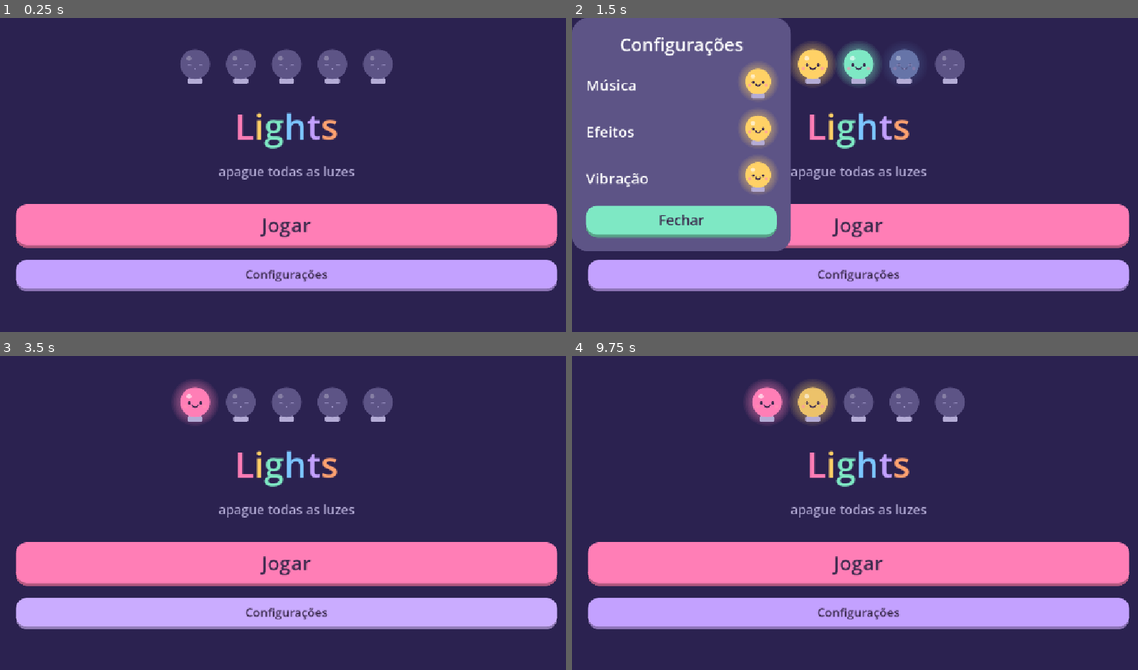
Above: before the commit, frames 1-4 (two rows, left to right).
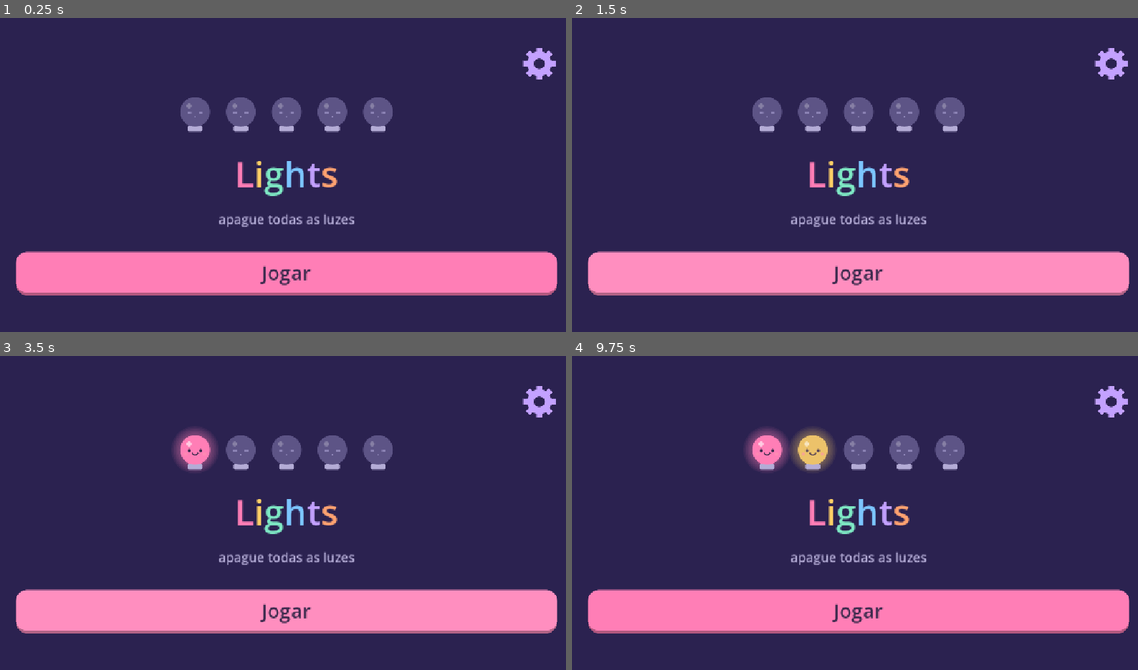
Above: after the commit, the same moments.

Repository: MuriloBahr/lights
Game: Godot game, scene res://scenes/menu.tscn
Two runs of this game, one before a commit and one after it. Both use one fixed random seed, a clock stepped at 60 frames per second and the inputs below.
Inputs (mouse positions are in pixels of both pictures, inside the frame that each line leads up to):
- Up to frame 1 (0.25 s): no input
- Up to frame 2 (1.5 s): click (860, 275) at 0.5 s, where only the run before the commit has a clickable "Configurações"; click (600, 46) at 1.25 s, where only the run after the commit has a clickable "<"
- Up to frame 3 (3.5 s): click "Jogar" at 2 s; click "<" at 2.75 s
- Up to frame 4 (9.75 s): click "Jogar" at 3.5 s; click (775, 472) at 4.25 s; click "<" at 5 s; click (775, 472) at 5.75 s; click "<" at 6.5 s; click "<" at 7.25 s; click "Jogar" at 8 s; click "<" at 8.75 s; move the mouse to (764, 406) at 9.52 s; click (764, 406) at 9.67 s

The runs differ from the first frame. In frame 1, 33% of the frame differs, in the area x 2-99%, y 9-89%; in frame 2, 56%, in the area x 0-99%, y 0-89%; in frame 3, 34%; in frame 4, 35%.

Commit message:
lights [patch note]: Alterado botao configurações para uma engranagem

Diff:
--- /dev/null
+++ b/scripts/gear_button.gd
@@ -0,0 +1,45 @@
+class_name GearButton
+extends Control
+
+signal pressed
+
+var _spin: Tween
+var _disc_box := StyleBoxFlat.new()
+
+
+func _notification(what: int) -> void:
+	if what == NOTIFICATION_RESIZED:
+		pivot_offset = size / 2.0
+
+
+func _gui_input(event: InputEvent) -> void:
+	var e := event as InputEventMouseButton
+	if e and e.pressed and e.button_index == MOUSE_BUTTON_LEFT:
+		_bounce()
+		pressed.emit()
+
+
+func _bounce() -> void:
+	if _spin:
+		_spin.kill()
+	_spin = create_tween().set_parallel(true)
+	_spin.tween_property(self, "rotation", rotation + PI / 4.0, 0.3).set_trans(Tween.TRANS_BACK).set_ease(Tween.EASE_OUT)
+	_spin.tween_property(self, "scale", Vector2.ONE, 0.3).from(Vector2(0.85, 0.85))
+
+
+func _disc(center: Vector2, radius: float, col: Color) -> void:
+	_disc_box.bg_color = col
+	_disc_box.set_corner_radius_all(ceili(radius))
+	_disc_box.anti_aliasing = true
+	draw_style_box(_disc_box, Rect2(center - Vector2(radius, radius), Vector2(radius, radius) * 2.0))
+
+
+func _draw() -> void:
+	var c := size / 2.0
+	var r := minf(size.x, size.y) * 0.44
+	var col: Color = Palette.BULBS[4]
+	for i in 8:
+		var dir := Vector2.from_angle(TAU * i / 8.0)
+		draw_line(c + dir * r * 0.7, c + dir * r, col, r * 0.34, true)
+	_disc(c, r * 0.78, col)
+	_disc(c, r * 0.34, Palette.BG)
--- a/scripts/menu.gd
+++ b/scripts/menu.gd
@@ -2,6 +2,7 @@
 
 var bulbs: Array[Bulb] = []
 var _step := 0
+var _settings: SettingsPanel
 
 
 func _ready() -> void:
@@ -17,6 +18,15 @@
 	margin.add_child(box)
 
 	box.add_child(_spacer())
+
+	var top := HBoxContainer.new()
+	top.alignment = BoxContainer.ALIGNMENT_END
+	var gear := GearButton.new()
+	gear.custom_minimum_size = Vector2(72, 72)
+	gear.pressed.connect(_open_settings)
+	top.add_child(gear)
+	box.add_child(top)
+
 	box.add_child(_bulb_row())
 	box.add_child(_title())
 	box.add_child(Ui.label("apague todas as luzes", 26, Palette.BASE))
@@ -26,10 +36,6 @@
 	play.custom_minimum_size = Vector2(0, 88)
 	play.pressed.connect(_play)
 	box.add_child(play)
-
-	var settings := Ui.button("Configurações", Palette.BULBS[4], 24)
-	settings.pressed.connect(_open_settings)
-	box.add_child(settings)
 
 	var bottom := Control.new()
 	bottom.custom_minimum_size = Vector2(0, 48)
@@ -92,4 +98,7 @@
 
 
 func _open_settings() -> void:
-	add_child(SettingsPanel.new())
+	if is_instance_valid(_settings):
+		return
+	_settings = SettingsPanel.new()
+	add_child(_settings)
--- a/scripts/settings_panel.gd
+++ b/scripts/settings_panel.gd
@@ -10,6 +10,7 @@
 	var dim := ColorRect.new()
 	dim.set_anchors_preset(Control.PRESET_FULL_RECT)
 	dim.color = Color(0, 0, 0, 0.55)
+	dim.mouse_filter = Control.MOUSE_FILTER_STOP
 	add_child(dim)
 
 	var center := CenterContainer.new()
Not shown, added: scripts/gear_button.gd.uid
